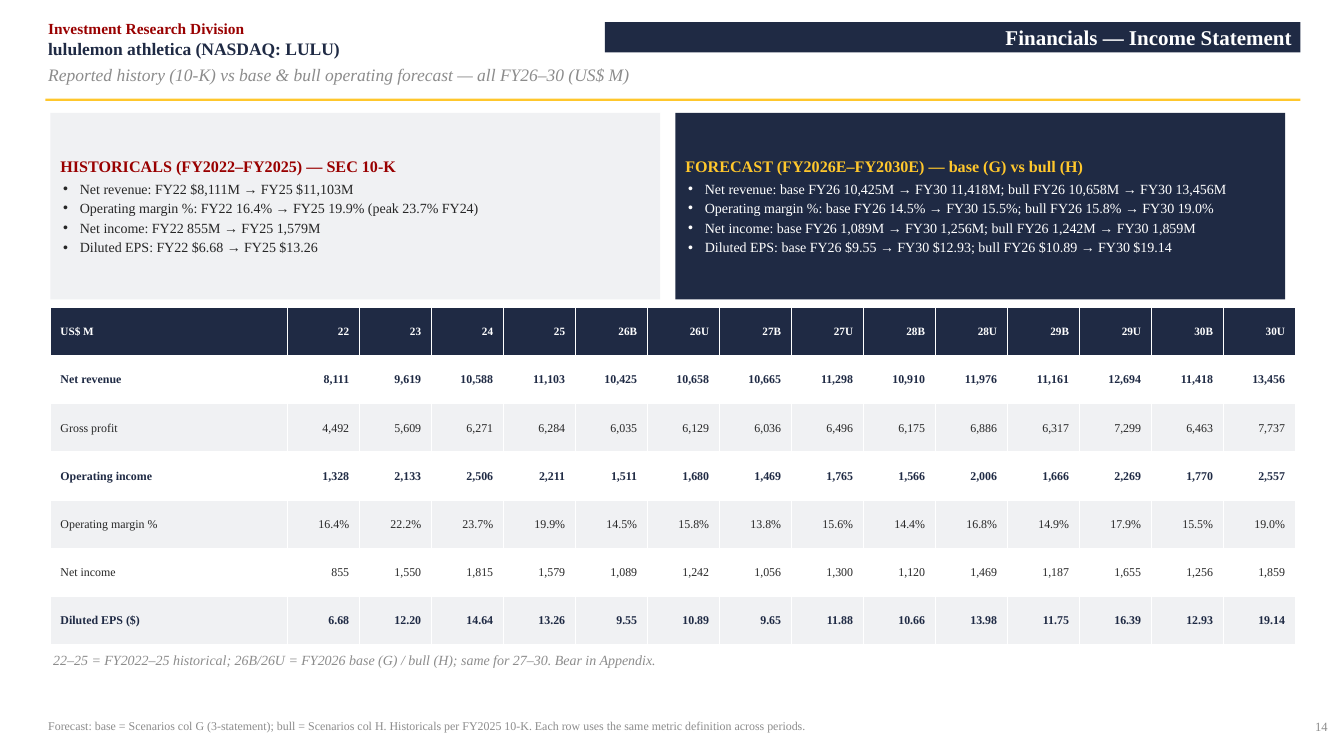
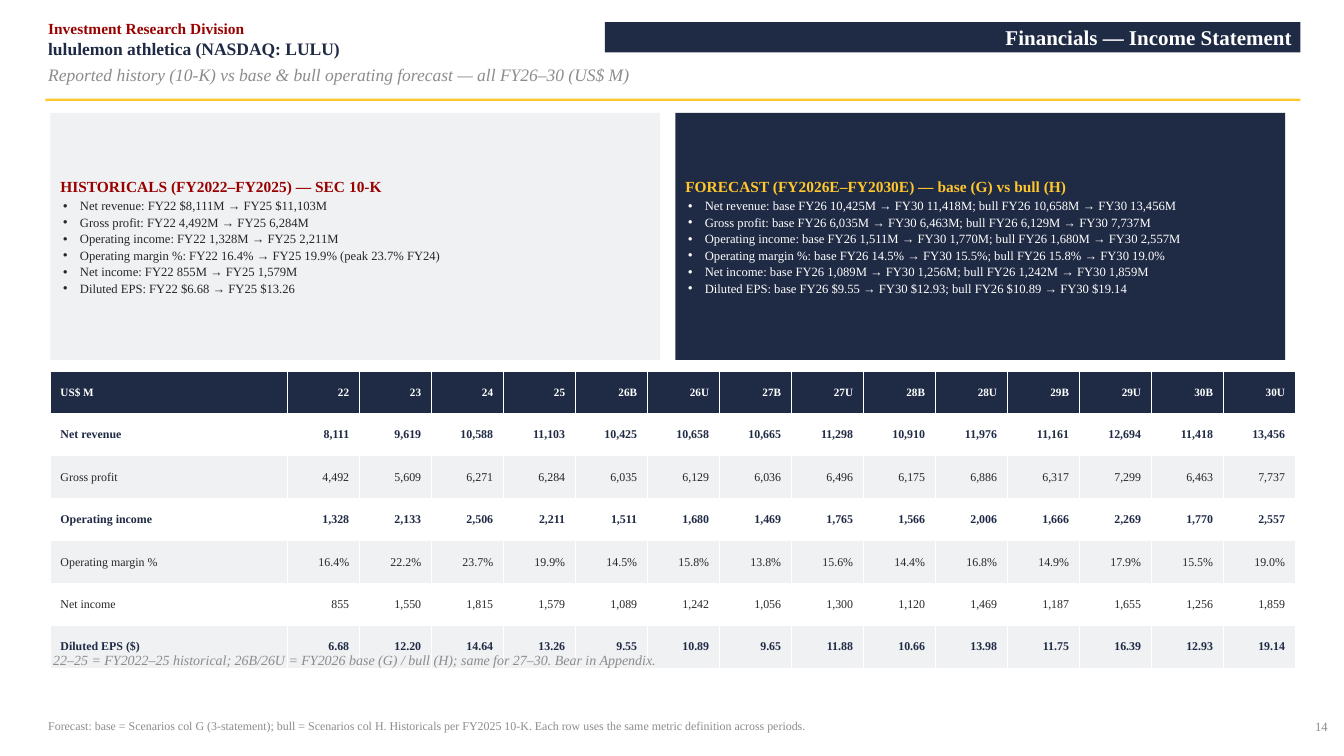
Before and after one commit to vengeanceaiUSC/RM, a slide deck: slide 15 of LULU/LULU_Investment_Pitch_Deck.pptx. Drawn at 1344x756 pixels with LibreOffice and Linux fonts; fonts in the diff are those of the drawing. Boxes give left, top, right and bottom in pixels: in the first picture for what was removed or moved away, otherwise in the second. Text is boxed around its words. In the diff, an @@ line names an element or a change of style, - is before the commit and + after.

```diff
--- a/LULU/LULU_Investment_Pitch_Deck.pptx
+++ b/LULU/LULU_Investment_Pitch_Deck.pptx
@@ rectangle "HISTORICALS (FY2022–FY2025) — SEC 10-K": place and size @@
-rectangle "HISTORICALS (FY2022–FY2025) — SEC 10-K" at (50, 113, 660, 299)
+rectangle "HISTORICALS (FY2022–FY2025) — SEC 10-K" at (50, 113, 660, 360)
@@ rectangle "FORECAST (FY2026E–FY2030E) — base (G) ...": place and size @@
-rectangle "FORECAST (FY2026E–FY2030E) — base (G) ..." at (676, 113, 1286, 299)
+rectangle "FORECAST (FY2026E–FY2030E) — base (G) ..." at (676, 113, 1286, 360)
@@ text in rectangle at (60, 181, 440, 294): size 11.5 to 11 pt in "HISTORICALS (FY2022–FY2025) — SEC 10-K"; size 10 to 9 pt in "Net revenue: FY22 $8,111M → FY25 $11,103M", "Operating margin %: FY22 16.4% → FY25 ...", "Net income: FY22 855M → FY25 1,579M", "Diluted EPS: FY22 $6.68 → FY25 $13.26"; less space between paragraphs @@
@@ text in rectangle at (685, 181, 1176, 295): size 11.5 to 11 pt in "FORECAST (FY2026E–FY2030E) — base (G) vs bull ..."; size 10 to 9 pt in "Net revenue: base FY26 10,425M → FY30 ...", "Operating margin %: base FY26 14.5% → ...", "Net income: base FY26 1,089M → FY30 ...", "Diluted EPS: base FY26 $9.55 → FY30 ..."; less space between paragraphs @@
@@ text in rectangle at (80, 218, 338, 246): paragraphs added @@
+• Gross profit: FY22 4,492M → FY25 6,284M
+• Operating income: FY22 1,328M → FY25 2,211M
@@ text in rectangle at (705, 218, 1181, 246): paragraphs added @@
+• Gross profit: base FY26 6,035M → FY30 6,463M; bull FY26 6,129M → FY30 7,737M
+• Operating income: base FY26 1,511M → FY30 1,770M; bull FY26 1,680M → FY30 2,557M
@@ table: place and size @@
-table at (50, 308, 1290, 645)
+table at (50, 371, 1290, 668)
```
Also in this commit, not shown: 2 other slides changed, 2 other files.
